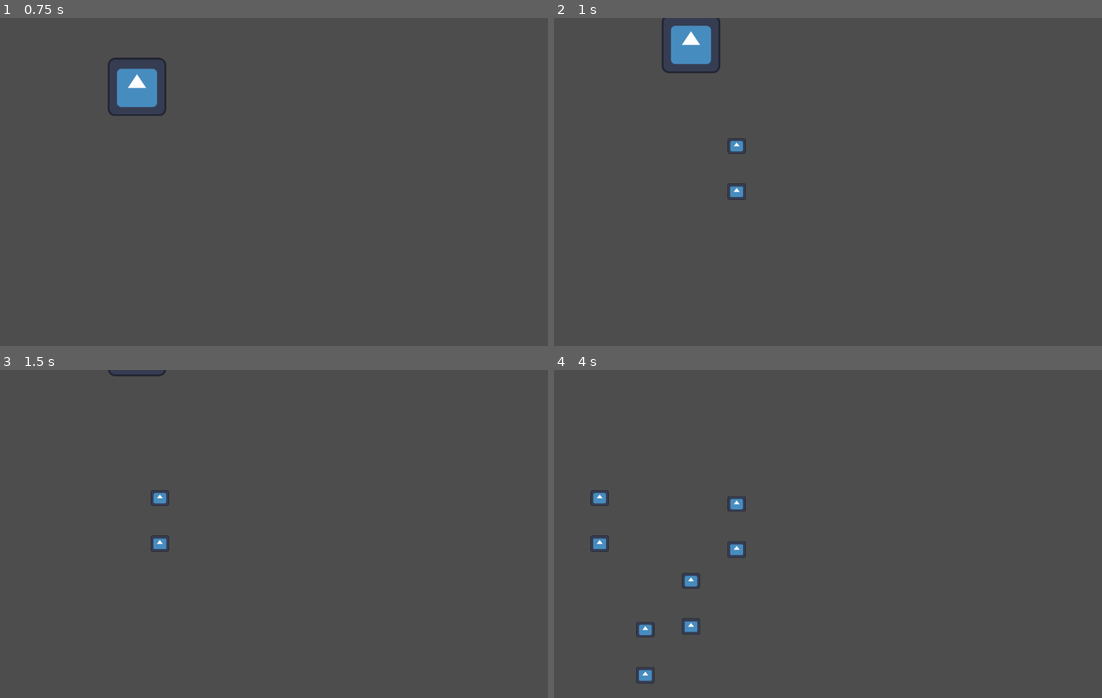
Above: before the commit, frames 1-4 (two rows, left to right).
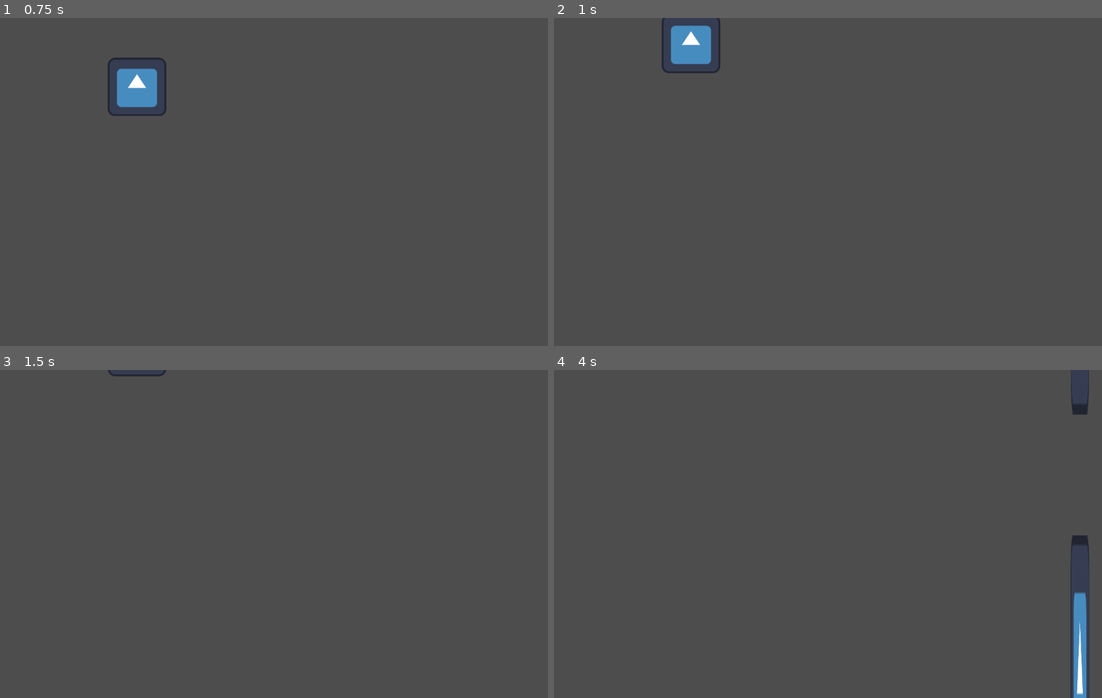
Above: after the commit, the same moments.

Repository: ItzAshmit/Inverse-flappy-bird
Game: Godot game, scene res://Scenes/main_game.tscn
Two runs of this game, one before a commit and one after it. Both use one fixed random seed, a clock stepped at 60 frames per second and the inputs below. The engine's default icon, where the game draws it, is replaced by a stand-in: a white triangle on a blue panel in a dark square.
Inputs:
- Up to frame 1 (0.75 s): no input
- Up to frame 2 (1 s): tap Space (Jump) at 0.77 s
- Up to frame 3 (1.5 s): no input
- Up to frame 4 (4 s): tap Space (Jump) at 1.52, 3.02, 3.77 s

Frame 1 is identical in both runs. In frame 2, 0.2% of the frame differs, in the area x 31-35%, y 36-56%; in frame 3, 0.2%; in frame 4, 2.1%, in the area x 6-98%, y 0-100%.

Commit message:
updated pipes and more things

Diff:
--- a/Scenes/main_game.tscn
+++ b/Scenes/main_game.tscn
@@ -12,6 +12,7 @@
 [node name="Timer" type="Node2D" parent="." unique_id=99128431]
 
 [node name="PipeSpawner" type="Timer" parent="Timer" unique_id=1410041825]
+wait_time = 3.5
 autostart = true
 
 [node name="Pipes" type="Node2D" parent="." unique_id=1050928447]
--- a/Scenes/pipe.tscn
+++ b/Scenes/pipe.tscn
@@ -11,9 +11,12 @@
 script = ExtResource("1_hnit7")
 
 [node name="Upper" type="Area2D" parent="." unique_id=2107738169]
+position = Vector2(0, -200)
 scale = Vector2(-0.30857575, 0.26666656)
 
 [node name="Sprite2D" type="Sprite2D" parent="Upper" unique_id=192697183]
+position = Vector2(0, -1333.1255)
+scale = Vector2(1, 21.830084)
 texture = ExtResource("1_n21g0")
 
 [node name="CollisionShape2D" type="CollisionShape2D" parent="Upper" unique_id=476777213]
@@ -23,7 +26,8 @@
 position = Vector2(0, 100)
 
 [node name="Sprite2D" type="Sprite2D" parent="Lower" unique_id=469059597]
-scale = Vector2(0.32, 0.27999967)
+position = Vector2(0, 319.04)
+scale = Vector2(0.32, 5.265)
 texture = ExtResource("1_n21g0")
 
 [node name="CollisionShape2D" type="CollisionShape2D" parent="Lower" unique_id=1748126933]
--- a/Scripts/main_game.gd
+++ b/Scripts/main_game.gd
@@ -1,14 +1,10 @@
 extends Node2D
 
-var Pipe_scene = preload("res://Scenes/pipe.tscn")
 
-
-# Called every frame. 'delta' is the elapsed time since the previous frame.
-func _process(delta: float) -> void:
-	pass
 
 
 func pipe_spawner() -> void:
+	var Pipe_scene = load("res://Scenes/pipe.tscn")
 	var pipe = Pipe_scene.instantiate()
-	pipe.position = Vector2(400,randi_range(120,600))
+	pipe.position = Vector2(1200,randi_range(120,600))
 	$Pipes.add_child(pipe)
--- a/Scripts/pipe.gd
+++ b/Scripts/pipe.gd
@@ -1,11 +1,6 @@
 extends Node2D
 var speed = 100
 
-# Called when the node enters the scene tree for the first time.
-func _ready() -> void:
-	pass # Replace with function body.
 
-
-# Called every frame. 'delta' is the elapsed time since the previous frame.
 func _process(delta: float) -> void:
 	position.x -= speed*delta
